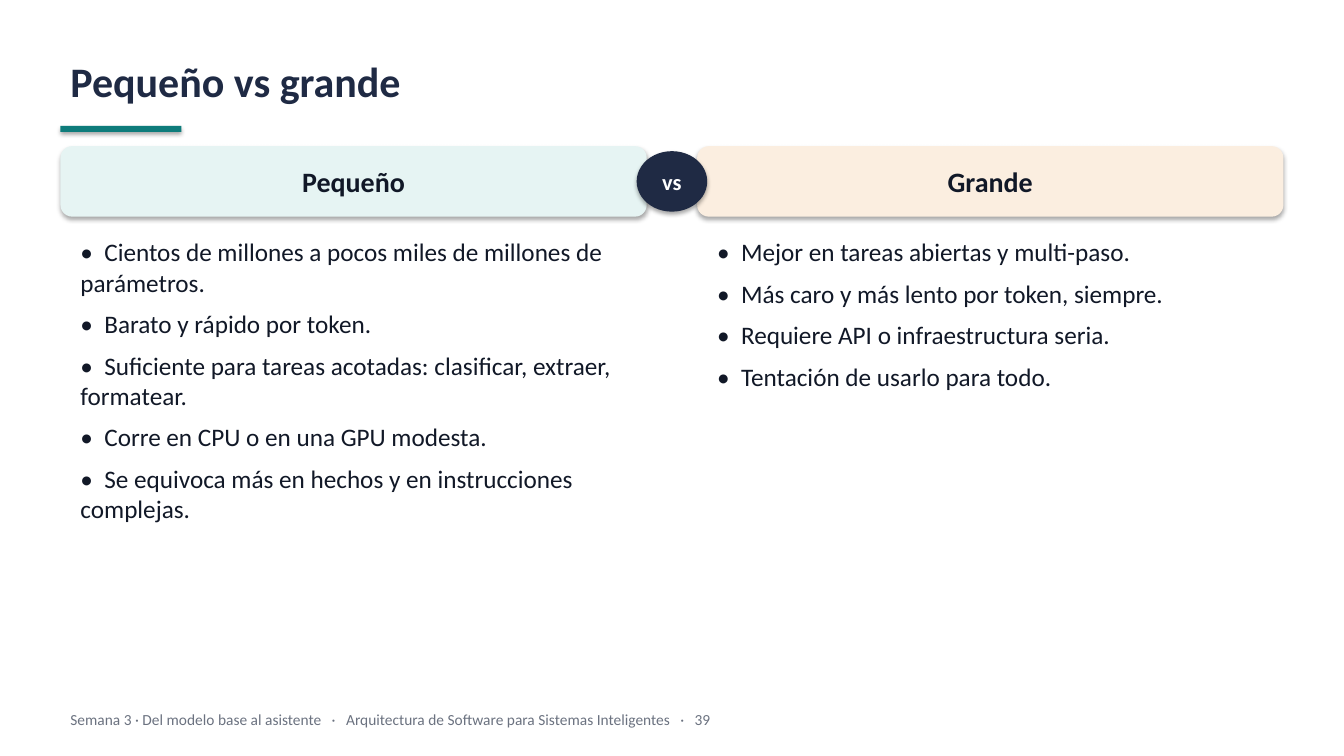
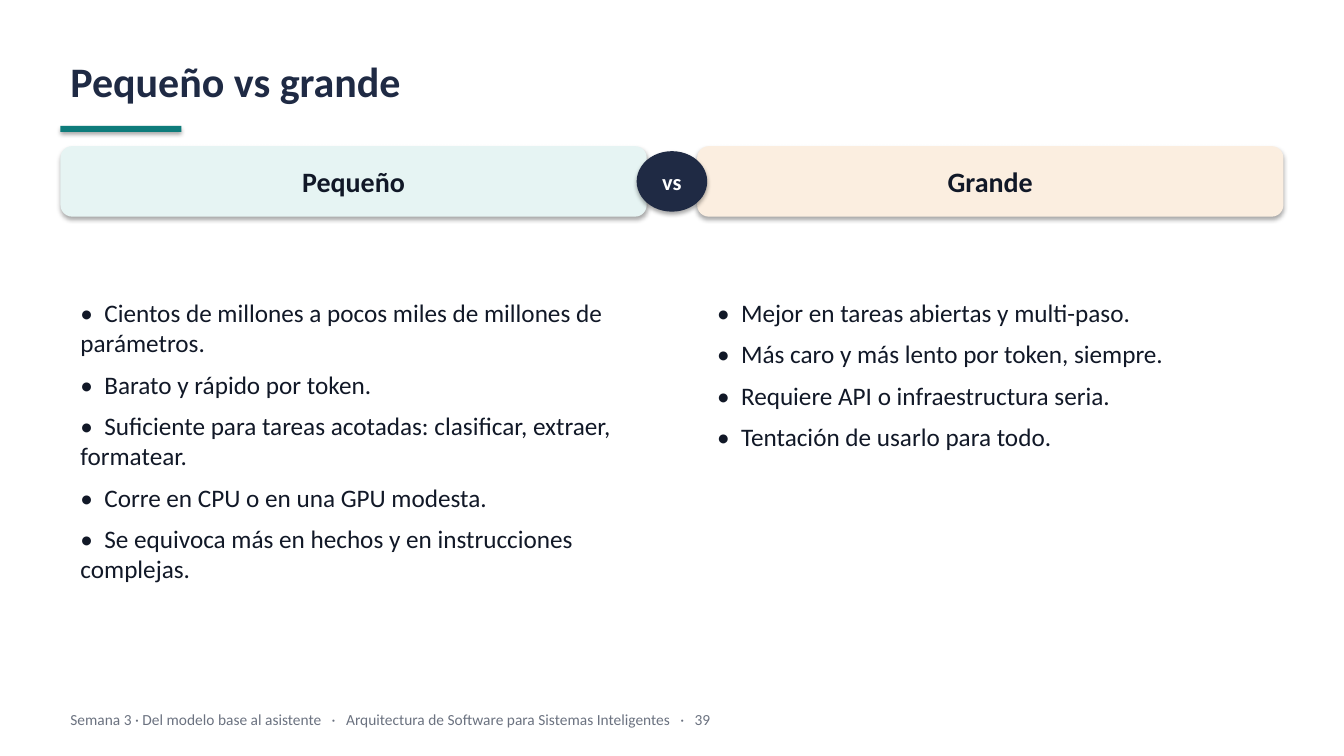
Before and after one commit to JunBarrs24/itm-maestria-llms, a slide deck: slide 37 of week-03/slides/week-03-slides.pptx (slide 38 before the commit). Drawn at 1344x756 pixels with LibreOffice and Linux fonts; fonts in the diff are those of the drawing. Boxes give left, top, right and bottom in pixels: in the first picture for what was removed or moved away, otherwise in the second. Text is boxed around its words. In the diff, an @@ line names an element or a change of style, - is before the commit and + after.

```diff
--- a/week-03/slides/week-03-slides.pptx
+++ b/week-03/slides/week-03-slides.pptx
@@ text "• Cientos de millones a ...": place and size @@
-text "• Cientos de millones a ..." at [80,243,610,523]
+text "• Cientos de millones a ..." at [80,304,610,583]
@@ text "• Mejor en tareas abiertas ...": place and size @@
-text "• Mejor en tareas abiertas ..." at [741,243,1163,390]
+text "• Mejor en tareas abiertas ..." at [741,304,1163,450]
```
Also in this commit, not shown: 10 other slides changed, 3 slides removed, 2 other files.
